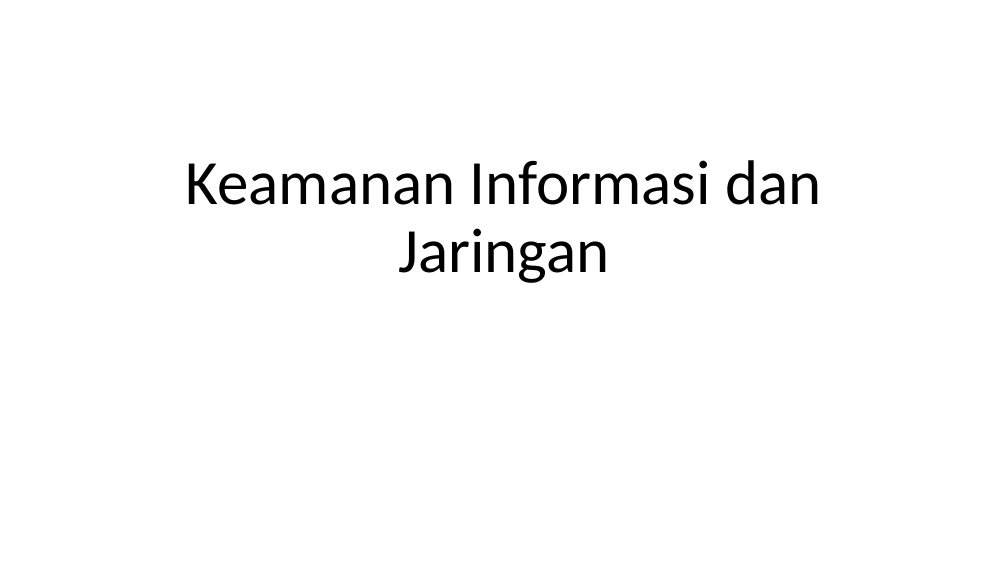
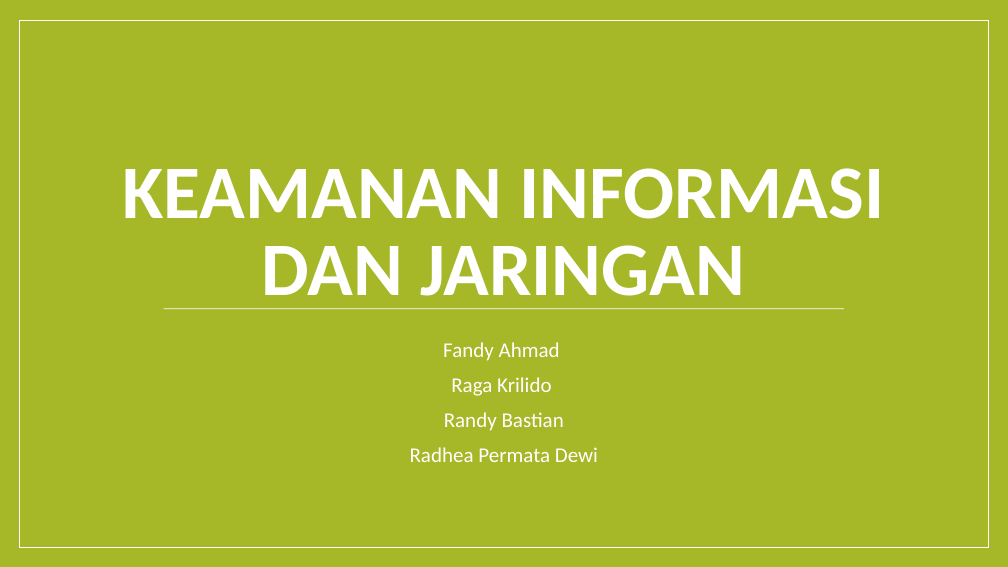
Before and after one commit to radheadewi/chattingKIJ, a slide deck: slide 1 of Dokumentasi/Presentasi Diskusi.ppt. Drawn at 1008x567 pixels with LibreOffice and Linux fonts; fonts in the diff are those of the drawing. Boxes give left, top, right and bottom in pixels: in the first picture for what was removed or moved away, otherwise in the second. Text is boxed around its words. In the diff, an @@ line names an element or a change of style, - is before the commit and + after.

```diff
--- a/Dokumentasi/Presentasi Diskusi.ppt
+++ b/Dokumentasi/Presentasi Diskusi.ppt
@@ background #FFFFFF to #A6B727 @@
@@ rectangle added at [19, 20, 988, 547], fill #A6B727, outline #FFFFFF 0.99 pt @@
@@ title at [122, 168, 884, 309]: text changed; size 60 to 72 pt; text colour #000000 to #FFFFFF; bold on @@
-Keamanan Informasi dan Jaringan
+KEAMANAN INFORMASI DAN JARINGAN
@@ line added from (163, 308) to (843, 308), #FFFFFF 0.79 pt @@
@@ subtitle added at [410, 342, 598, 462], 20 pt, text #FFFFFF @@
+Fandy Ahmad
+Raga Krilido
+Randy Bastian
+Radhea Permata Dewi
```
Also in this commit, not shown: 5 slides added, 3 other files.
